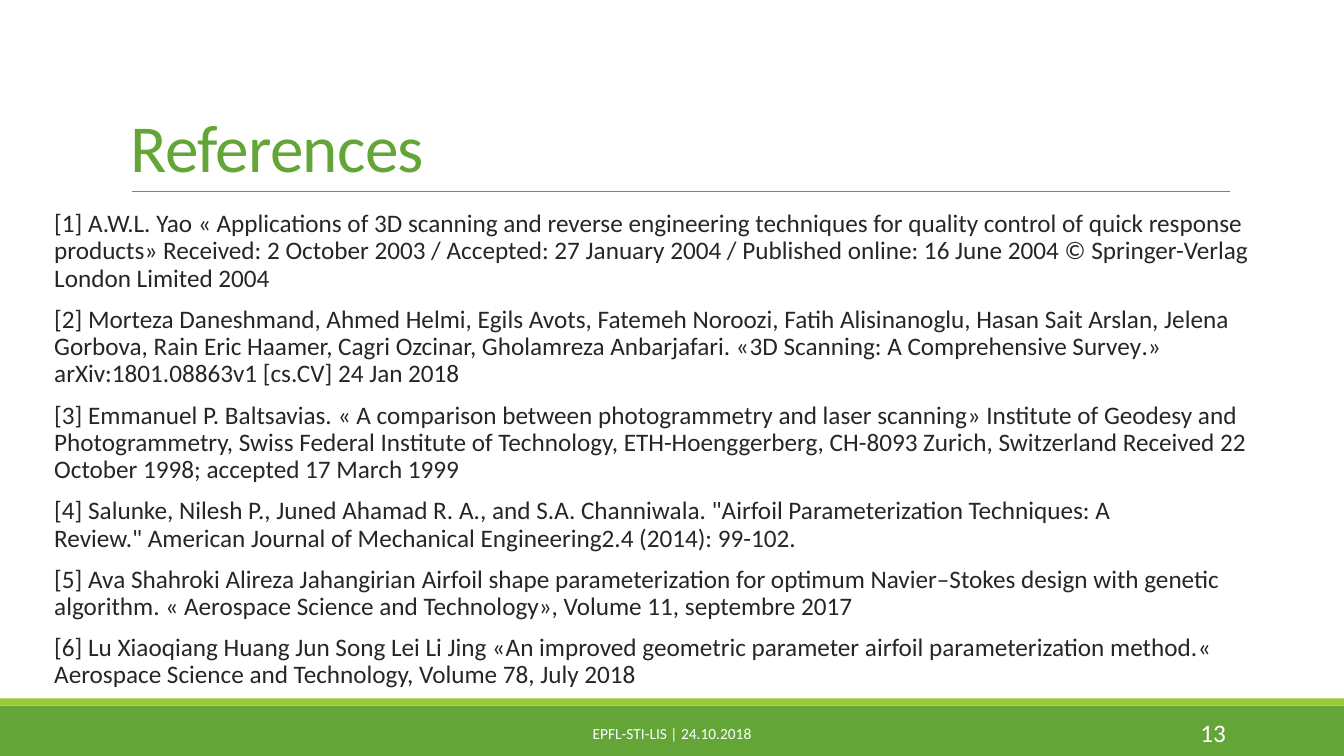
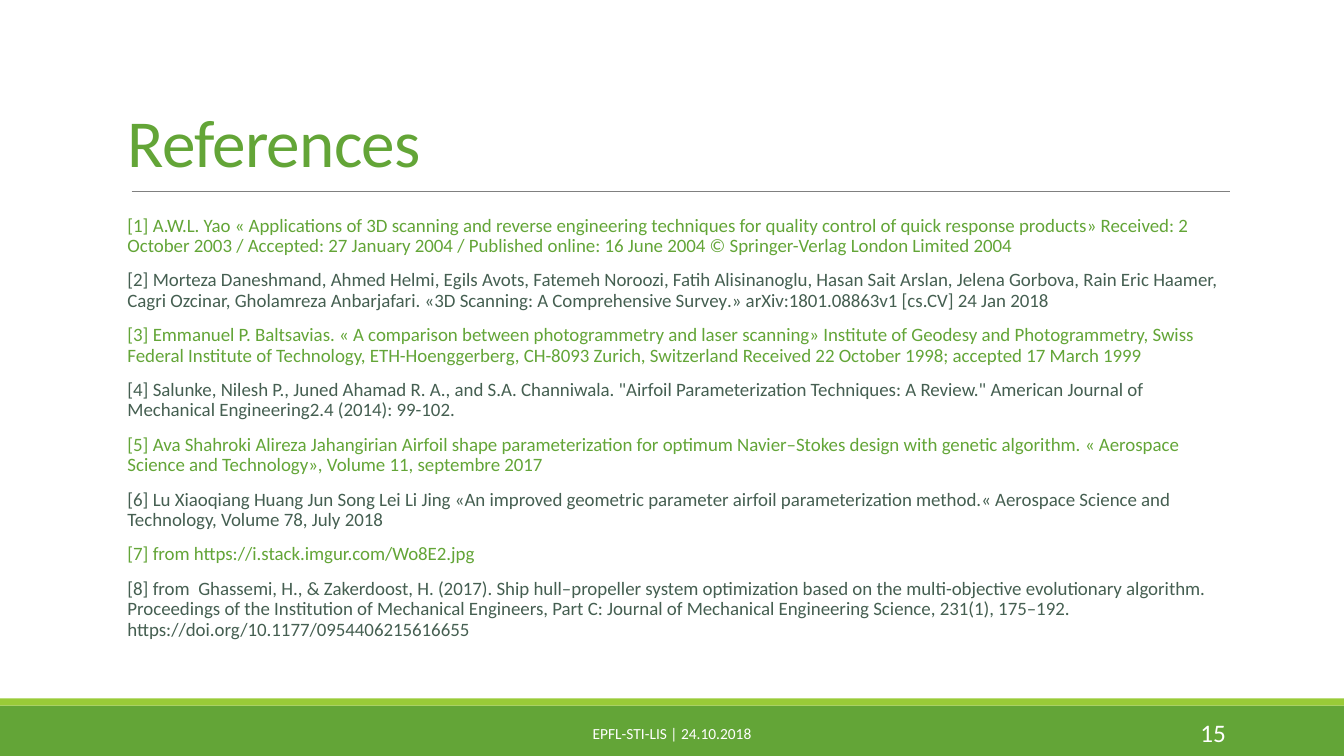
Before and after one commit to PaulineMauryL/PropellerProject, a slide deck: slide 15 of MIDTERM.pptx (slide 13 before the commit). Drawn at 1344x756 pixels with LibreOffice and Linux fonts; fonts in the diff are those of the drawing. Boxes give left, top, right and bottom in pixels: in the first picture for what was removed or moved away, otherwise in the second. Text is boxed around its words. In the diff, an @@ line names an element or a change of style, - is before the commit and + after.

```diff
--- a/MIDTERM.pptx
+++ b/MIDTERM.pptx
@@ text "References": place and size @@
-text "References" at [131, 126, 424, 173]
+text "References" at [128, 121, 421, 168]
@@ text "[1] A.W.L. Yao « Applications ...": place and size @@
-text "[1] A.W.L. Yao « Applications ..." at [54, 213, 1248, 688]
+text "[1] A.W.L. Yao « Applications ..." at [127, 218, 1217, 639]
@@ text at [127, 218, 1217, 529]: size 18 to 13.5 pt in "[1] A.W.L. Yao « Applications of 3D ...", "[2] Morteza Daneshmand, Ahmed Helmi, Egils Avots, ...", "[3] Emmanuel P. Baltsavias. « A comparison ...", "[4] Salunke, Nilesh P., Juned Ahamad R. ..." and 2 more places; text colour #262626 to #63A537 in "[1] A.W.L. Yao « Applications of 3D ...", "[3] Emmanuel P. Baltsavias. « A comparison ...", "[5] Ava Shahroki Alireza Jahangirian Airfoil shape ..."; text colour #262626 to #455F51 in "[2] Morteza Daneshmand, Ahmed Helmi, Egils Avots, ...", "[4] Salunke, Nilesh P., Juned Ahamad R. ...", "[6] Lu Xiaoqiang Huang Jun Song Lei ..." @@
@@ text at [127, 546, 1205, 639]: paragraphs added @@
+[7] from https://i.stack.imgur.com/Wo8E2.jpg
+[8] from Ghassemi, H., & Zakerdoost, H. (2017). Ship hull–propeller system optimization based on the multi-objective evolutionary algorithm. Proceedings of the Institution of Mechanical Engineers, Part C: Journal of Mechanical Engineering Science, 231(1), 175–192. https://doi.org/10.1177/0954406215616655
@@ page number at [1200, 725, 1226, 742]: text changed @@
-13
+15
```
Also in this commit, not shown: 10 other slides changed, 3 slides added, 1 slide removed.
